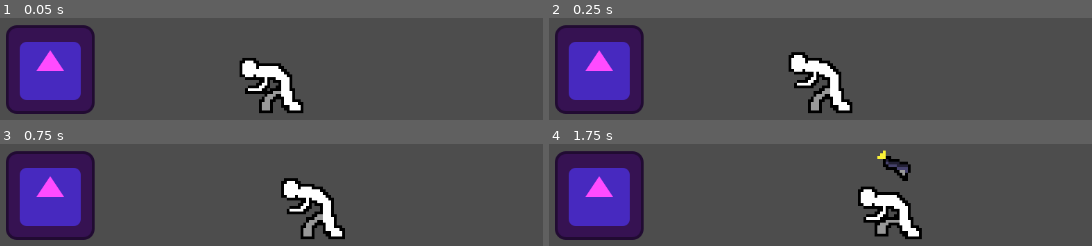
Above: before the commit, frames 1-4 (two rows, left to right).
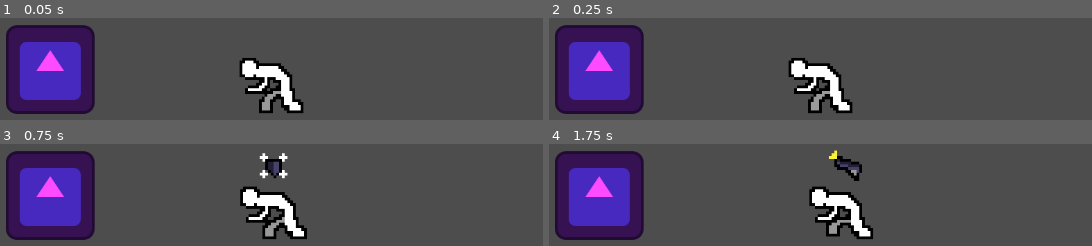
Above: after the commit, the same moments.

Repository: syetti/Shoot-Game
Game: Godot game, scene res://Scenes/main.tscn
The game is run twice, just before and just after one commit, with the same random seed, the same clock (stepped at 60 frames per second) and the same inputs. The engine's default icon, where the game draws it, is replaced by a stand-in: a white triangle on a blue panel in a dark square.
Inputs:
- Up to frame 1 (0.05 s): no input
- Up to frame 2 (0.25 s): no input
- Up to frame 3 (0.75 s): tap Enter (p2_shoot) at 0.5 s; hold D (p1_right) from 0.53 s (still down); hold S (p1_block) from 0.53 s (still down)
- Up to frame 4 (1.75 s): tap Space (p1_shoot) at 0.8, 1.35 s; release D (p1_right) at 1.28 s; release S (p1_block) at 1.28 s; hold A (p1_left) from 1.28 s (still down); tap Down (p2_block) at 1.55 s

Frame 1 is identical in both runs. In frame 2, 1.8% of the frame differs, in the area x 44-54%, y 33-75%; in frame 3, 7.9%; in frame 4, 8.7%, in the area x 47-69%, y 5-94%.

Commit message:
Main gameplay loop established
All animations added along with functional block, attack, and movement mechanics

Diff:
--- a/shoot/Global.gd
+++ b/shoot/Global.gd
@@ -1,16 +1,30 @@
 extends Node
+
+var player_can_move = false
+@onready var announcer = $"/root/Main/UI/Announcer"
+@onready var match_time = $"/root/Main/UI/MatchBeginTime"
 
 func _ready() -> void:
 	#Global.match_countdown()
 	pass
 
 func match_countdown():
-	$"/root/Main/UI/MatchBeginTime".show()
+	match_time.show()
 	var i: int = 3
 	while(i > 0):
-		$"/root/Main/UI/MatchBeginTime".set_text(str(i))
+		match_time.set_text(str(i))
 		await get_tree().create_timer(1).timeout
 		i-=1
-	$"/root/Main/UI/MatchBeginTime".set_text("SHOOT!")
+	match_time.set_text("SHOOT!")
 	await get_tree().create_timer(1).timeout
-	$"/root/Main/UI/MatchBeginTime".hide()
+	player_can_move = true
+	match_time.hide()
+
+func takedown(player):
+	announcer.show()
+	announcer.set_text("TAKEDOWN %s! " % player)
+	await get_tree().create_timer(0.3).timeout
+
+func match_over(winner, loser):
+	announcer.show()
+	announcer.set_text("MATCH OVER! \n %s HAS WON!")
--- a/shoot/Scenes/ui.tscn
+++ b/shoot/Scenes/ui.tscn
@@ -15,7 +15,6 @@
 grow_vertical = 2
 
 [node name="MatchBeginTime" type="Label" parent="."]
-visible = false
 z_index = 1
 layout_mode = 0
 offset_right = 1152.0
@@ -24,7 +23,7 @@
 horizontal_alignment = 1
 vertical_alignment = 1
 
-[node name="StuffedLabel" type="Label" parent="."]
+[node name="Announcer" type="Label" parent="."]
 visible = false
 layout_mode = 0
 offset_right = 1152.0
--- a/shoot/Scenes/wrestler1.gd
+++ b/shoot/Scenes/wrestler1.gd
@@ -1,8 +1,8 @@
 extends CharacterBody2D
 
 
-const SPEED: float = 5.0
-const SHOTSPEED: float = 100.0
+const SPEED: float = 300.0
+const SHOTSPEED: float = 5000.0
 const STUFFEDSPEED: float = 2.0
 var is_blocking: bool = false
 var is_shooting: bool = false
@@ -10,7 +10,8 @@
 var can_move: bool = false
 var shotbar = 3
 var block_stun_time: float = 0.6
-var stuffed_stun_time: float = 0.3
+var stuffed_stun_time: float = 1
+var shoot_prep_time: float = 0.6
 
 
 func _ready() -> void:
@@ -30,66 +31,72 @@
 #		can_shoot = false
 
 
-	var direction : float = Input.get_axis("p1_left", "p1_right")
 
+	var direction = 0
 	var last_direction = 0
 
 	#Inputs and movement
 
 	if is_shooting:
 		can_move = false
+	elif is_blocking:
+		can_move = false
 	else:
 		can_move = true
 
-	if velocity.x == 0:
+	if velocity.x == 0 and can_move:
 		$Anims.play("Idle_anim")
 
 	if can_move:
-		if Input.is_action_pressed("p1_block"):
-			is_blocking  = true
-			$Anims.play("Stuff_anim")
+		if Input.is_action_pressed("p1_left"):
+			direction = -1
+			$Anims.play("Walk_anim")
+		if Input.is_action_pressed("p1_right"):
+			direction = 1
+			$Anims.play("WalkBack_anim")
+
+		if Input.is_action_just_pressed("p1_block"):
 			block()
-			is_blocking  = false
 
-		if Input.is_action_just_pressed("p1_shoot") and direction < 0 and can_shoot:
+		if Input.is_action_just_pressed("p1_shoot") and velocity.x < 0 and can_shoot:
 			is_shooting = true
 			$Anims.play("Shoot_anim")
-			shoot(delta)
+			await get_tree().create_timer(shoot_prep_time).timeout
+			velocity.x = -3 * SHOTSPEED
+			move_and_slide()
+			shoot()
 			await get_tree().create_timer(1).timeout
 			is_shooting = false
 
+		velocity.x = direction * SPEED
 
-		if direction:
-			velocity.x = direction * SPEED
-			$Anims.play("Walk_anim")
-		else:
-			velocity.x = move_toward(velocity.x, 0, SPEED)
+		move_and_slide()
 
-		move_and_collide(velocity)
+func shoot() -> void:
 
-func shoot(delta: float) -> void:
+	for i in get_slide_collision_count():
 
-	$Anims.play("Shoot_anim")
+		var collider = get_slide_collision(i)
+
+		if collider && collider.get_collider().is_class("CharacterBody2D"):
+
+			if collider.get_collider().is_blocking:
+				$Anims.play("Whiff_anim")
+
+				await get_tree().create_timer(stuffed_stun_time).timeout
+				print("STUFFED")
+				velocity.x = move_toward(-velocity.x, -SHOTSPEED, 4)
 
 
-	velocity.x -= SHOTSPEED
-	var collider = move_and_collide(velocity)
-	if collider && collider.get_collider().is_class("CharacterBody2D"):
 
-		if collider.get_collider().is_blocking:
-			$Anims.play("Stuff_anim")
-			await get_tree().create_timer(stuffed_stun_time).timeout
-			print("STUFFED")
-			velocity.x = move_toward(-velocity.x, -SHOTSPEED, 2)
-			move_and_collide(velocity)
-
-
-	shotbar -= 1
+		shotbar -= 1
 
 
 func block() -> void:
-	can_move = false
+	is_blocking  = true
+	$Anims.play("Stuff_anim")
 	await get_tree().create_timer(block_stun_time).timeout
+	is_blocking  = false
 	can_move = true
 
 
--- a/shoot/Scenes/wrestler1.tscn
+++ b/shoot/Scenes/wrestler1.tscn
@@ -1,8 +1,9 @@
-[gd_scene load_steps=39 format=3 uid="uid://bswfqd31g4p7v"]
+[gd_scene load_steps=47 format=3 uid="uid://bswfqd31g4p7v"]
 
 [ext_resource type="Script" uid="uid://dnqtumlxck4cg" path="res://Scenes/wrestler1.gd" id="1_ulgjp"]
 [ext_resource type="Texture2D" uid="uid://cdsl552scy31a" path="res://Sprites/Wrestler/Wrestler-Sheet-Full.png" id="3_1xqed"]
 [ext_resource type="Texture2D" uid="uid://csdyvx72hbj5l" path="res://Sprites/Wrestler/Wrestler-Shoot-Anim.png" id="3_pbqa5"]
+[ext_resource type="Texture2D" uid="uid://g8pj5gxkqwdx" path="res://Sprites/Wrestler/Wrestler-Walk-Back.png" id="4_1xqed"]
 
 [sub_resource type="RectangleShape2D" id="RectangleShape2D_ruk4a"]
 size = Vector2(119, 128)
@@ -79,6 +80,34 @@
 atlas = ExtResource("3_1xqed")
 region = Rect2(928, 0, 32, 32)
 
+[sub_resource type="AtlasTexture" id="AtlasTexture_6bvcc"]
+atlas = ExtResource("4_1xqed")
+region = Rect2(0, 0, 32, 32)
+
+[sub_resource type="AtlasTexture" id="AtlasTexture_6k4pi"]
+atlas = ExtResource("4_1xqed")
+region = Rect2(32, 0, 32, 32)
+
+[sub_resource type="AtlasTexture" id="AtlasTexture_s0vks"]
+atlas = ExtResource("4_1xqed")
+region = Rect2(64, 0, 32, 32)
+
+[sub_resource type="AtlasTexture" id="AtlasTexture_s8y2x"]
+atlas = ExtResource("4_1xqed")
+region = Rect2(96, 0, 32, 32)
+
+[sub_resource type="AtlasTexture" id="AtlasTexture_8sbc4"]
+atlas = ExtResource("4_1xqed")
+region = Rect2(128, 0, 32, 32)
+
+[sub_resource type="AtlasTexture" id="AtlasTexture_6e16q"]
+atlas = ExtResource("4_1xqed")
+region = Rect2(160, 0, 32, 32)
+
+[sub_resource type="AtlasTexture" id="AtlasTexture_7nid4"]
+atlas = ExtResource("4_1xqed")
+region = Rect2(192, 0, 32, 32)
+
 [sub_resource type="AtlasTexture" id="AtlasTexture_orio1"]
 atlas = ExtResource("3_1xqed")
 region = Rect2(608, 0, 32, 32)
@@ -147,7 +176,7 @@
 }],
 "loop": true,
 "name": &"Idle_anim",
-"speed": 12.0
+"speed": 3.0
 }, {
 "frames": [{
 "duration": 1.0,
@@ -167,6 +196,15 @@
 }, {
 "duration": 1.0,
 "texture": SubResource("AtlasTexture_qkwvy")
+}, {
+"duration": 1.0,
+"texture": SubResource("AtlasTexture_xf3h2")
+}, {
+"duration": 1.0,
+"texture": SubResource("AtlasTexture_xf3h2")
+}, {
+"duration": 1.0,
+"texture": SubResource("AtlasTexture_xf3h2")
 }, {
 "duration": 1.0,
 "texture": SubResource("AtlasTexture_xf3h2")
@@ -196,6 +234,32 @@
 }],
 "loop": false,
 "name": &"Stuff_anim",
+"speed": 12.0
+}, {
+"frames": [{
+"duration": 1.0,
+"texture": SubResource("AtlasTexture_6bvcc")
+}, {
+"duration": 1.0,
+"texture": SubResource("AtlasTexture_6k4pi")
+}, {
+"duration": 1.0,
+"texture": SubResource("AtlasTexture_s0vks")
+}, {
+"duration": 1.0,
+"texture": SubResource("AtlasTexture_s8y2x")
+}, {
+"duration": 1.0,
+"texture": SubResource("AtlasTexture_8sbc4")
+}, {
+"duration": 1.0,
+"texture": SubResource("AtlasTexture_6e16q")
+}, {
+"duration": 1.0,
+"texture": SubResource("AtlasTexture_7nid4")
+}],
+"loop": true,
+"name": &"WalkBack_anim",
 "speed": 12.0
 }, {
 "frames": [{
@@ -278,7 +342,7 @@
 position = Vector2(-3.8147e-06, -3.8147e-06)
 scale = Vector2(4, 4)
 sprite_frames = SubResource("SpriteFrames_ujqbw")
-animation = &"Shoot_anim"
+animation = &"Stuff_anim"
 
 [node name="ShotTimer" type="Timer" parent="."]
 wait_time = 0.4
--- a/shoot/project.godot
+++ b/shoot/project.godot
@@ -13,6 +13,7 @@
 config/name="Shoot"
 run/main_scene="uid://r84tnuykum7k"
 config/features=PackedStringArray("4.4", "Forward Plus")
+run/max_fps=60
 config/icon="res://icon.svg"
 
 [autoload]
Binary file added: shoot/Sprites/Wrestler/Wrestler-Walk-Back.png
Not shown, added: shoot/Sprites/Wrestler/Wrestler-Walk-Back.png.import
Binary file changed: shoot/Sprites/Wrestler/Wrestler.aseprite
